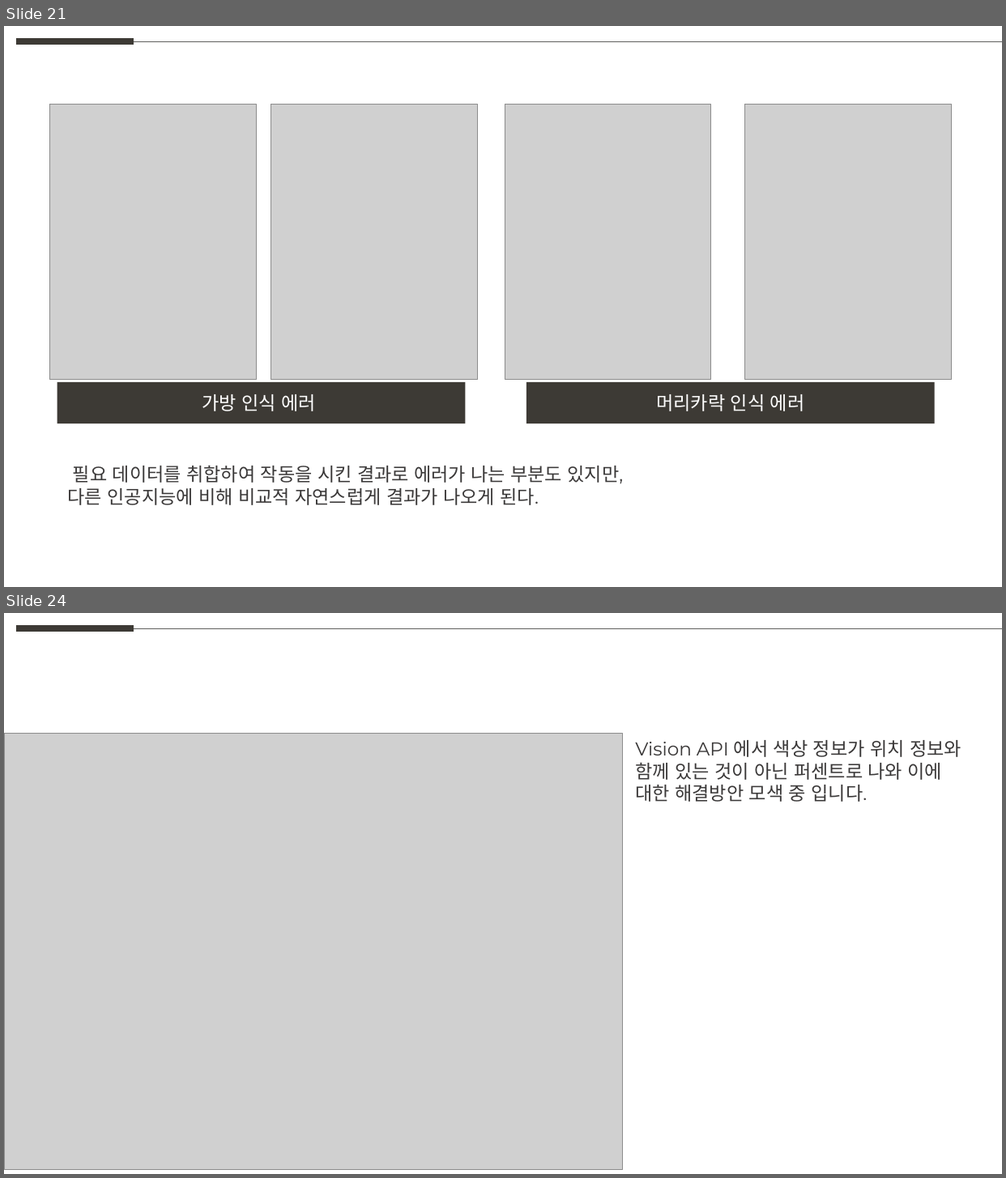
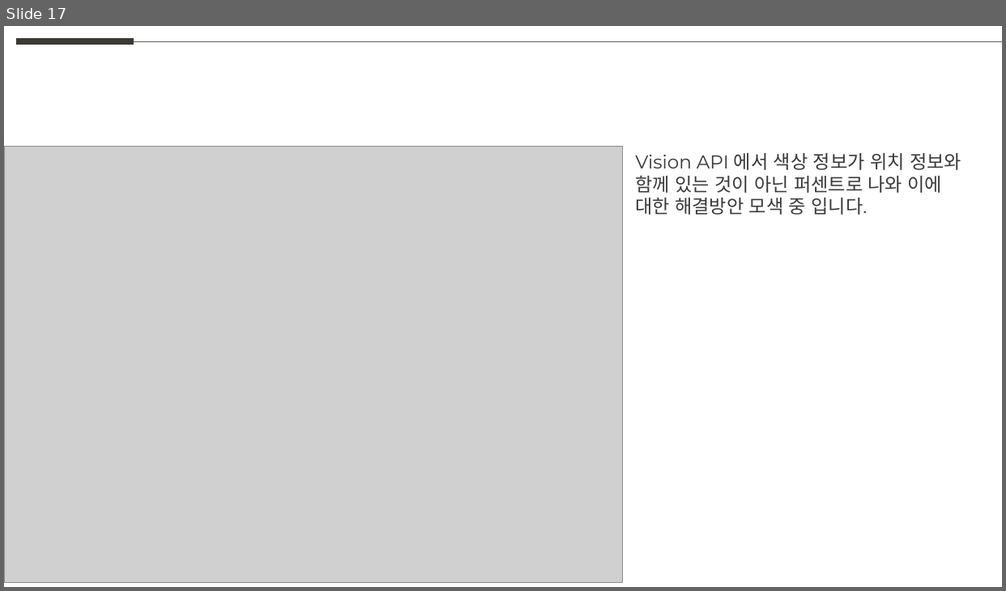
Before and after one commit to weaknessHero/Project_AvatarS, a slide deck: 발표자료/PPT_230727.pptx. Shown one above the other, each under a label of ours: slides 21 and 24 before the commit, slide 17 after it; the slides between them are not shown. The pictures are 1006x1178 and 1006x591 pixels, drawn with LibreOffice and Linux fonts; fonts in the diff are those of the drawing; grey boxes stand for pictures. Boxes give left, top, right and bottom in pixels: in the first picture for what was removed or moved away, otherwise in the second. Text is boxed around its words. In the diff, an @@ line names an element or a change of style, - is before the commit and + after.

```diff
--- a/발표자료/PPT_230727.pptx
+++ b/발표자료/PPT_230727.pptx
@@ slide 21 removed at (4, 26, 1002, 587), background #FFFFFF @@
@@ line removed from (17, 41) to (134, 41) @@
@@ line removed from (134, 41) to (1002, 41) @@
@@ picture removed at (49, 105, 256, 380) @@
@@ picture removed at (271, 105, 478, 380) @@
@@ picture removed at (505, 105, 711, 380) @@
@@ picture removed at (745, 105, 952, 380) @@
@@ rectangle removed at (57, 382, 465, 425) @@
-가방 인식 에러
@@ rectangle removed at (526, 382, 935, 425) @@
-머리카락 인식 에러
@@ text removed at (68, 465, 624, 506) @@
-필요 데이터를 취합하여 작동을 시킨 결과로 에러가 나는 부분도 있지만,
-다른 인공지능에 비해 비교적 자연스럽게 결과가 나오게 된다.
@@ what was slide 24 is now slide 17 @@
```
Also in this commit, not shown: 2 slides changed, 3 slides added, 6 other slides removed, 4 other files.
